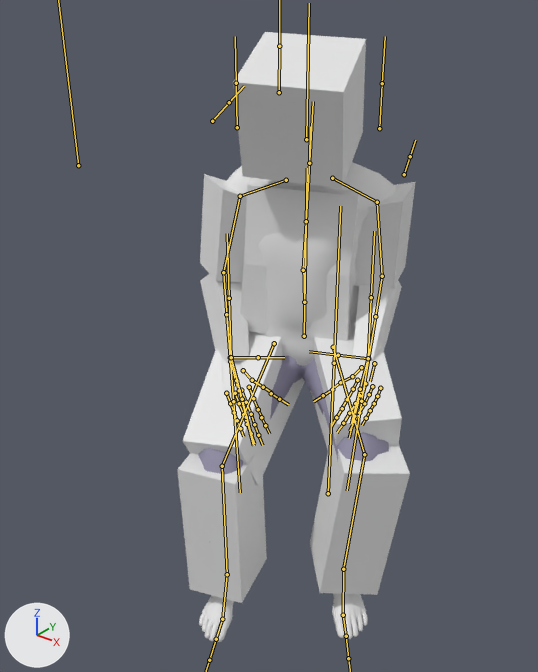
An edit to the FBX model care-up/Assets/Resources/Models/patient.fbx, drawn before and after from the same camera.
Both versions are drawn from a 50 mm camera at (1.122, -1.725, 1.586) aimed at (0.047, -0.381, 0.752). Arrows for +X, +Y and +Z are at lower left; the lights stay in place. Both versions are drawn at frame 1 of the action 'pArmature|010_patientSit_Idle'; the numbers are the values there. The bones that bend it are drawn over the model as lines.

In view in the first picture: 'Head', 'LeftArm', 'LeftForeArm', 'LeftLeg', 'LeftUpLeg', 'Patient', 'RightArm', 'RightForeArm', 'RightLeg', 'RightUpLeg', 'Spine1'.
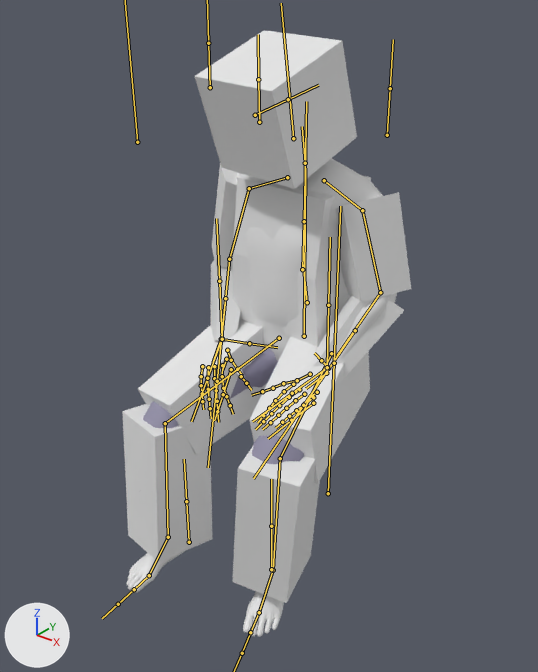
What changed in the scene script:
```text
Change bone_hips:
    where bone_hips = bpy.data.objects['pArmature'].pose.bones['Hips']
    bone_hips.rotation_quaternion: (0.953, 0.008, 0.303, 0.0) -> (0.997, 0.008, 0.072, 0.001)  # degrees (1, 35, 0) -> degrees (1, 8, 0)
Change bone_leftarm:
    where bone_leftarm = bpy.data.objects['pArmature'].pose.bones['LeftArm']  # child of 'LeftShoulder'
    bone_leftarm.rotation_quaternion: (0.787, 0.615, 0.028, -0.034) -> (0.823, 0.51, 0.204, 0.141)  # degrees (76, 5, -1) -> degrees (66, 11, 27)
Change bone_lefthand:
    where bone_lefthand = bpy.data.objects['pArmature'].pose.bones['LeftHand']  # child of 'LeftForeArm'
    bone_lefthand.rotation_quaternion: (0.781, -0.269, 0.473, 0.307) -> (0.855, -0.397, 0.281, 0.181)  # degrees (-18, 65, 32) -> degrees (-48, 39, 6)
Change bone_rightarm:
    where bone_rightarm = bpy.data.objects['pArmature'].pose.bones['RightArm']  # child of 'RightShoulder'
    bone_rightarm.rotation_quaternion: (0.79, 0.592, -0.106, -0.117) -> (0.793, 0.548, -0.186, -0.189)  # degrees (74, -2, -18) -> degrees (71, -5, -30)
Change bone_rightforearm:
    where bone_rightforearm = bpy.data.objects['pArmature'].pose.bones['RightForeArm']  # child of 'RightArm'
    bone_rightforearm.rotation_quaternion: (0.943, 0.052, 0.0, -0.329) -> (0.929, 0.058, 0.0, -0.366)  # degrees (6, 2, -38) -> degrees (6, 2, -43)
Change bone_righthand:
    where bone_righthand = bpy.data.objects['pArmature'].pose.bones['RightHand']  # child of 'RightForeArm'
    bone_righthand.location: (0.015, 0.012, -0.005) -> (0.0, 0.0, 0.0)
    bone_righthand.rotation_quaternion: (0.82, -0.204, -0.472, -0.252) -> (0.867, -0.246, -0.396, -0.176)  # degrees (-12, -61, -27) -> degrees (-27, -51, -10)
Change bone_rightupleg:
    where bone_rightupleg = bpy.data.objects['pArmature'].pose.bones['RightUpLeg']  # child of 'Hips'
    bone_rightupleg.rotation_quaternion: (0.804, 0.571, 0.162, -0.043) -> (0.774, 0.61, 0.161, -0.053)  # degrees (72, 18, 7) -> degrees (78, 18, 7)
```

Boxes (x1, y1, x2, y2) around the edits, measured in the pictures (538 x 672 px):
'Patient', posed (33% wider)
    before: (198, 162, 400, 642)
    after: (127, 158, 397, 637)
'Head', posed (22% wider)
    before: (233, 32, 366, 188)
    after: (195, 30, 357, 189)
'LeftLeg', posed (9% narrower)
    before: (310, 440, 410, 595)
    after: (233, 444, 324, 603)
'RightLeg', posed
    before: (177, 452, 267, 603)
    after: (122, 404, 212, 562)
'Spine1', posed (16% wider, 6% taller)
    before: (240, 178, 360, 341)
    after: (232, 174, 371, 347)
'RightUpLeg', posed
    before: (183, 331, 305, 485)
    after: (138, 319, 267, 455)
'LeftUpLeg', posed
    before: (310, 326, 402, 450)
    after: (249, 336, 370, 483)
'LeftArm', posed
    before: (354, 182, 415, 288)
    after: (335, 192, 411, 302)
'RightArm', posed
    before: (200, 174, 247, 282)
    after: (212, 163, 238, 269)
'LeftForeArm', posed (86% wider, 8% taller)
    before: (353, 283, 402, 361)
    after: (312, 295, 404, 379)
'RightForeArm', posed
    before: (200, 274, 249, 362)
    after: (211, 259, 241, 342)
bone 'Hips', root to tip
    before: (304, 336) to (307, 168)
    after: (304, 336) to (305, 168)
bone 'LeftArm', root to tip
    before: (377, 202) to (382, 276)
    after: (362, 210) to (380, 292)
bone 'LeftHand', root to tip
    before: (374, 363) to (370, 381)
    after: (326, 373) to (306, 388)
bone 'RightArm', root to tip
    before: (240, 196) to (223, 272)
    after: (249, 188) to (229, 259)
bone 'RightForeArm', root to tip
    before: (223, 272) to (229, 343)
    after: (229, 259) to (222, 325)
bone 'RightHand', root to tip
    before: (230, 361) to (237, 386)
    after: (221, 339) to (213, 362)
bone 'RightUpLeg', root to tip
    before: (274, 343) to (222, 466)
    after: (279, 338) to (165, 423)
